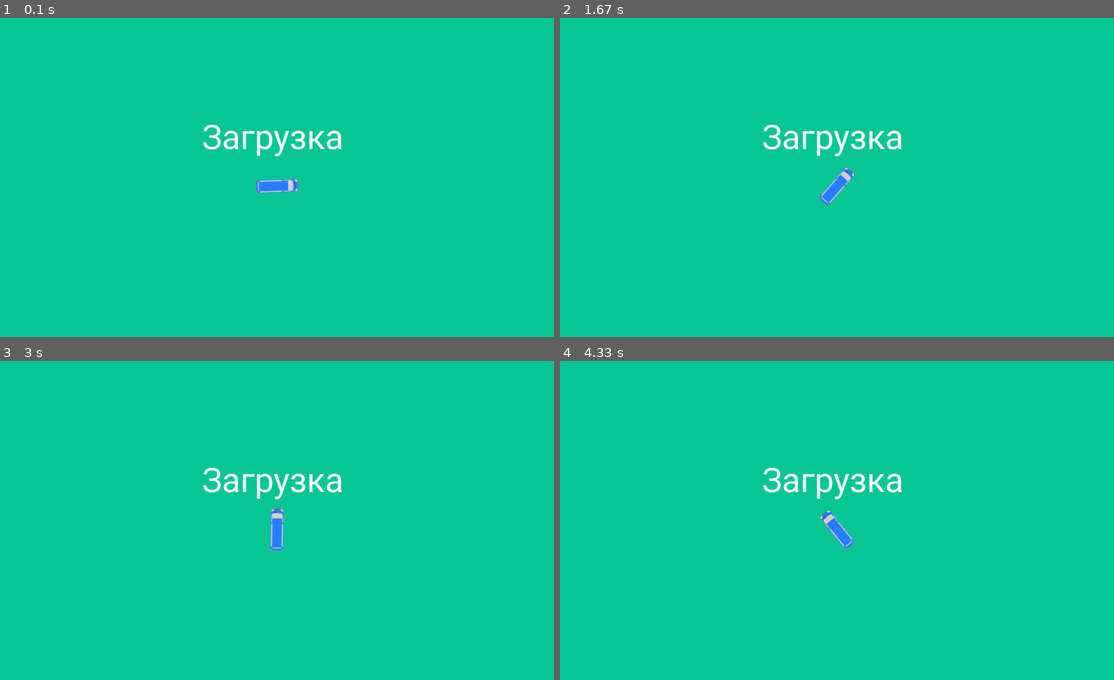
Above: before the commit, frames 1-4 (two rows, left to right).
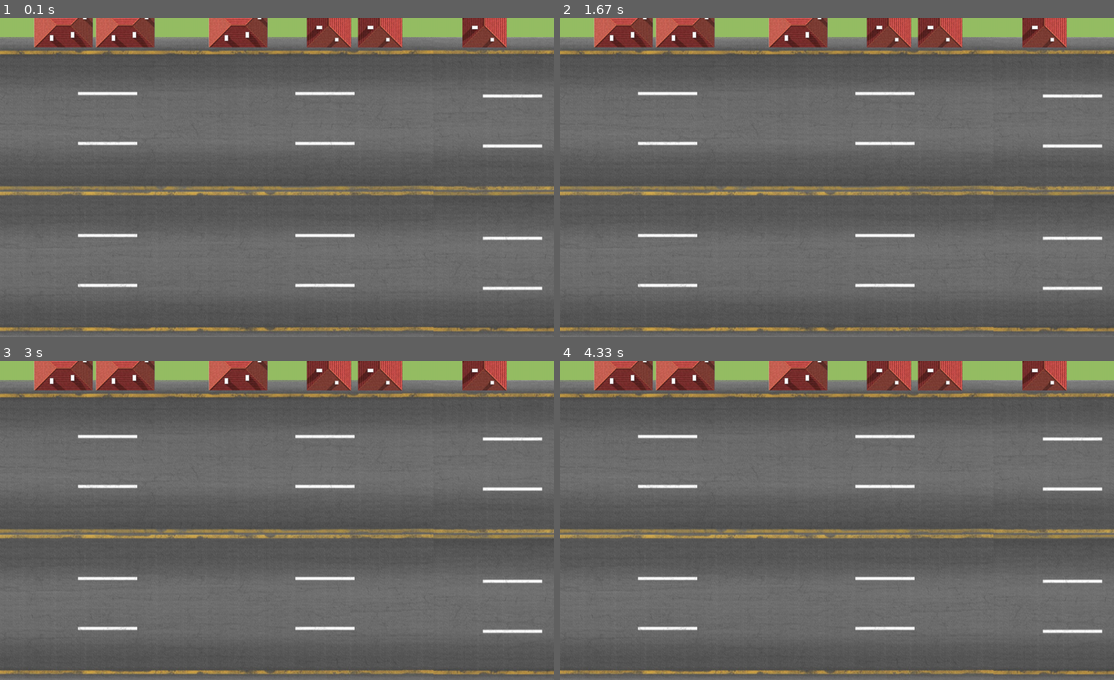
Above: after the commit, the same moments.

Repository: Alicccce/project_pygame
Game: pygame game, started from Start_display.py
Two runs of this game, one before a commit and one after it. Both use one fixed random seed, a clock stepped at 60 frames per second and the inputs below.
Inputs:
- Up to frame 1 (0.1 s): no input
- Up to frame 2 (1.67 s): no input
- Up to frame 3 (3 s): no input
- Up to frame 4 (4.33 s): no input

The runs differ from the first frame. In frame 1, 100% of the frame differs, in the area x 0-100%, y 0-100%; in frame 2, 100%; in frame 3, 100%; in frame 4, 100%.

Commit message:
main_game

Diff:
--- a/Start_display.py
+++ b/Start_display.py
@@ -20,22 +20,29 @@
     running = True
     size = (1300, 750)
     clock = pygame.time.Clock()
-    img_bus_load = load_image('bus_mini.png')
-    angle = 0
     FONT = pygame.font.SysFont("Roboto", 80)
-    finished = FONT.render("Загрузка", True, "white")
+    finished = FONT.render("Смурфики", True, "white")
     finished_rect = finished.get_rect(center=(640, 280))
+    imgtr = load_image('trop.png')
+    imgg = load_image('roof_g.png')
+    imgv = load_image('roof_v.png')
+    xx, yy = 0, 45
+
+
 
     while running:
-        surf.fill((10, 200, 150))
-        rotated_img = pygame.transform.rotozoom(img_bus_load, angle, 1)
+        surf.fill((150, 190, 100))
         surf.blit(finished, finished_rect)
-        angle += 1  #
-        if angle >= 360:
-            angle = 0
+        screen.blit(imgtr, (xx, yy))
+        surf.blit(imgg,(490, -35))
+        surf.blit(imgg, (80, -35))
+        surf.blit(imgg, (225, -35))
+        surf.blit(imgv, (1085, -68))
+        surf.blit(imgv, (720, -68))
+        surf.blit(imgv, (840, -68))
 
-        surf.blit(rotated_img,
-                  (size[0] // 2 - rotated_img.get_width() // 2, size[1] // 2 - rotated_img.get_height() // 2 + 20))
+
+
 
         for event in pygame.event.get():
             if event.type == pygame.QUIT:
